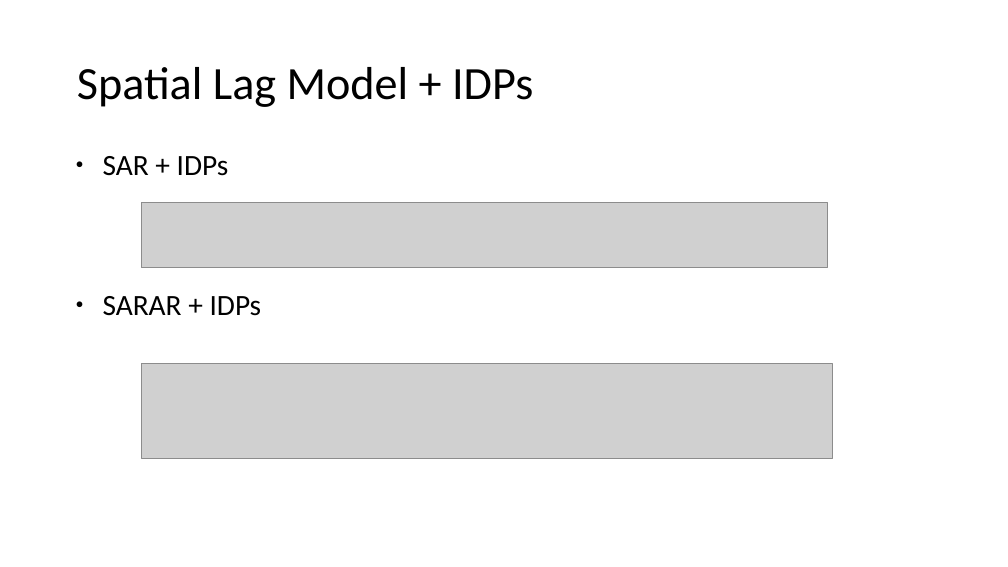
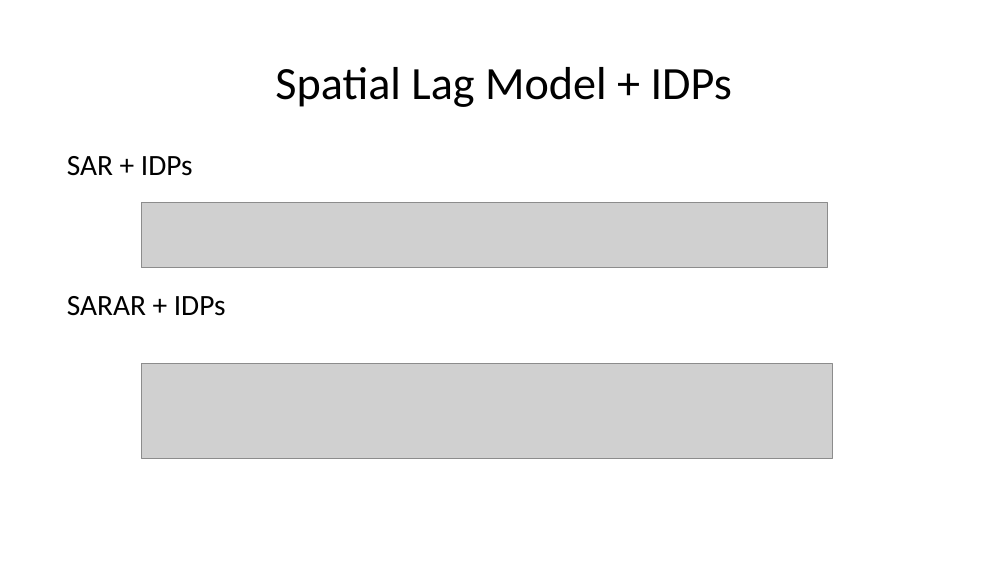
Before and after one commit to saraghivarello/Climate-and-conflict, a slide deck: slide 11 of Weather, conflicts and IDPs in Somalia_isi.odp (slide 8 before the commit). Drawn at 1008x567 pixels with LibreOffice and Linux fonts; fonts in the diff are those of the drawing; grey boxes stand for pictures. Boxes give left, top, right and bottom in pixels: in the first picture for what was removed or moved away, otherwise in the second. Text is boxed around its words. In the diff, an @@ line names an element or a change of style, - is before the commit and + after.

```diff
--- a/Weather, conflicts and IDPs in Somalia_isi.odp
+++ b/Weather, conflicts and IDPs in Somalia_isi.odp
@@ title "Spatial Lag Model + IDPs" at [275,67,732,107]: alignment left to centre @@
@@ text "SAR + IDPs" at [67,156,226,316]: bullet ● to none @@
```
Also in this commit, not shown: 8 other slides changed, 4 slides added, 4 slides removed, 1 other file.
